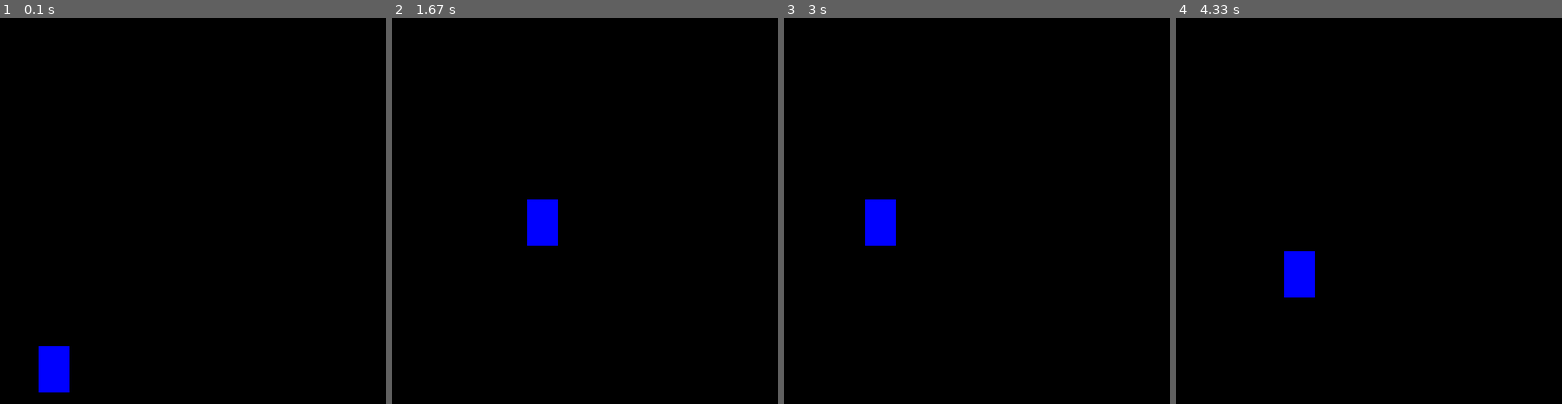
Above: before the commit, frames 1-4 (left to right).
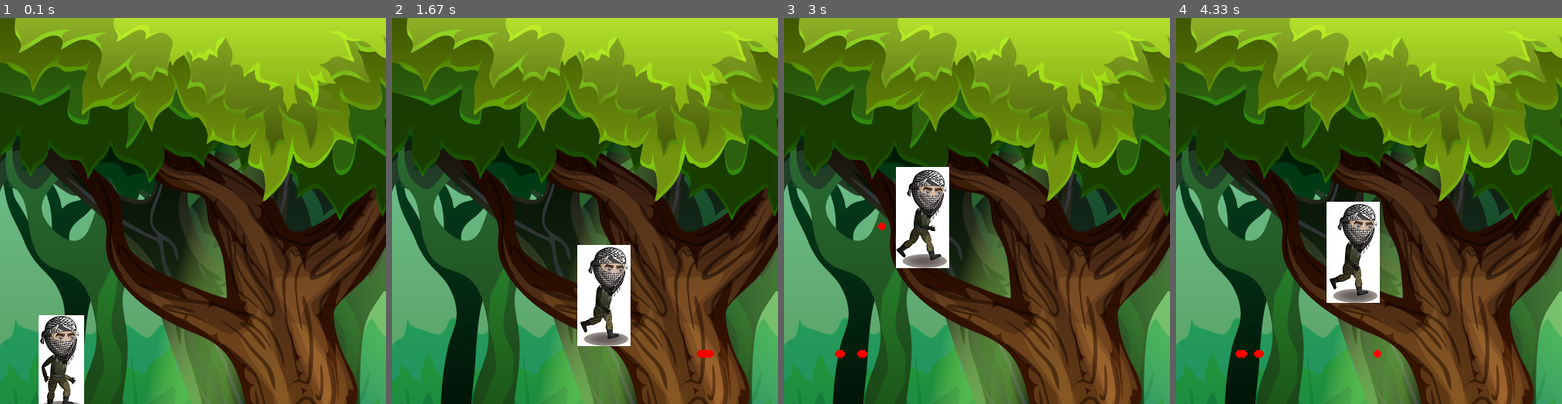
Above: after the commit, the same moments.

Repository: Gargooie/Pygame_dudar
Game: pygame game, started from game.py
Two runs of this game, one before a commit and one after it. Both use one fixed random seed, a clock stepped at 60 frames per second and the inputs below.
Inputs:
- Up to frame 1 (0.1 s): no input
- Up to frame 2 (1.67 s): hold F 0.33-0.8 s; hold Right 0.33-0.8 s; hold Right 0.83-1.3 s; tap F at 0.9, 1.2, 1.4 s; tap Space at 0.98 s; hold Right from 1.33 s (still down)
- Up to frame 3 (3 s): tap F at 1.7, 1.9, 2.2, 2.47, 2.77, 2.9 s; release Right at 1.8 s; hold Left 1.83-2.37 s; hold Left 2.4-2.8 s; tap Space at 2.55 s; hold Right from 2.83 s (still down)
- Up to frame 4 (4.33 s): tap F at 3.2, 3.57, 3.87, 4.07 s; release Right at 3.47 s; hold Left 3.5-3.97 s; hold Right from 4 s (still down); tap Space at 4.15 s

The runs differ from the first frame. In frame 1, 99% of the frame differs, in the area x 0-100%, y 0-100%; in frame 2, 98%; in frame 3, 98%; in frame 4, 98%.

Commit message:
final release

Diff:
--- a/game.py
+++ b/game.py
@@ -5,33 +5,133 @@
 
 pygame.display.set_caption("Cubes")
 
+walkRight = [pygame.image.load('png/1/walk/1_terrorist_1_Walk_000.png'),
+pygame.image.load('png/1/walk/1_terrorist_1_Walk_001.png'),
+pygame.image.load('png/1/walk/1_terrorist_1_Walk_002.png'),
+pygame.image.load('png/1/walk/1_terrorist_1_Walk_003.png'),
+pygame.image.load('png/1/walk/1_terrorist_1_Walk_004.png'),
+pygame.image.load('png/1/walk/1_terrorist_1_Walk_005.png')]
+#pygame.image.load('png/1/walk/1_terrorist_1_Walk_006.png'),
+#pygame.image.load('png/1/walk/1_terrorist_1_Walk_007.png')]
+
+walkLeft = [pygame.image.load('png/1/walk/1_terrorist_1_Walk_000.png'),
+pygame.image.load('png/1/walk/1_terrorist_1_Walk_001.png'),
+pygame.image.load('png/1/walk/1_terrorist_1_Walk_002.png'),
+pygame.image.load('png/1/walk/1_terrorist_1_Walk_003.png'),
+pygame.image.load('png/1/walk/1_terrorist_1_Walk_004.png'),
+pygame.image.load('png/1/walk/1_terrorist_1_Walk_005.png')]
+#pygame.image.load('png/1/walk/1_terrorist_1_Walk_006.png'),
+#pygame.image.load('png/1/walk/1_terrorist_1_Walk_007.png')]
+
+bg = pygame.image.load('Cartoon_Forest_BG_01.png')
+playerstand = pygame.image.load('png/1/idle/1_terrorist_1_Idle_000.png')
+
+clock = pygame.time.Clock()
+
 x = 50
-y = 425
-width = 40
-height = 60
+y = 385
+width = 0
+height = 0
 speed = 5
 
 isJump = False
 jumpCount = 10
 
+left = False
+right = False
+animCount = 0
+lastMove = "right"
+
+
+class snaryad():
+    def __init__(self, x,y,radius, color, facing):
+        self.x = x
+        self.y = y
+        self.radius = radius
+        self.color = color
+        self.facing = facing
+        self.velocity = 8 * facing
+
+    def draw(self,win):
+        pygame.draw.circle(win,self.color, (self.x,self.y),self.radius)
+
+def drawwindow():
+    global animCount
+    win.blit(bg,(0,0))
+
+    if animCount +1 >=30:
+        animCount =0
+
+    if left:
+        win.blit(walkLeft[animCount //5], (x,y))
+        animCount +=1
+    elif right:
+        win.blit(walkRight[animCount //5], (x,y))
+        animCount +=1
+    else:
+        win.blit(playerstand,(x,y))
+
+    for bullet in bullets:
+        bullet.draw(win)
+
+    pygame.draw.rect(win, (0,0,255), (x,y,width,height))
+    pygame.display.update()
+
+
 run = True
+
+bullets=[]
+
 while run:
-    pygame.time.delay(50)
+
+    clock.tick(30)
+    pygame.time.delay(5)
 
     for event in pygame.event.get():
         if event.type == pygame.quit:
             run = False
 
+    for bullet in bullets:
+        if bullet.x < 500 and bullet.x > 0:
+            bullet.x +=bullet.velocity
+        else:
+            bullets.pop(bullets.index(bullet))
+
     keys = pygame.key.get_pressed()
+
+    if keys[pygame.K_f]:
+
+        if lastMove == "right":
+            facing = 1
+        else:
+            facing = -1
+
+        if len(bullets) < 5:
+            bullets.append(snaryad(round(x + width//2+50), round(y + height//2 +50), 5, (255,0,0), facing))
+
+
+
     if keys[pygame.K_LEFT] and x > 5:
         x -= speed
-    if keys[pygame.K_RIGHT] and x < 500 - width - 5:
+        left= True
+        right=False
+        lastMove = "left"
+    elif keys[pygame.K_RIGHT] and x < 500 - width - 5:
         x += speed
+        left= False
+        right=True
+        lastMove = "right"
+    else:
+        left= False
+        right=False
+        animCount = 0
+
     if not(isJump):
-        if keys[pygame.K_UP] and y > 5:
+        """if keys[pygame.K_UP] and y > 5:
             y -= speed
         if keys[pygame.K_DOWN] and y < 500 - height - 15:
             y += speed
+        """
         if keys[pygame.K_SPACE]:
             isJump = True
     else:
@@ -46,10 +146,7 @@
             isJump = False
             jumpCount = 10
 
-
-    win.fill((0,0,0))
-    pygame.draw.rect(win, (0,0,255), (x,y,width,height))
-    pygame.display.update()
+    drawwindow()
 
 
 
--- /dev/null
+++ b/test.py
@@ -0,0 +1 @@
+print("hi")
Binary file added: Cartoon_Forest_BG_01.png
Binary file added: png/1/Attack1/1_terrorist_1_Attack1_000.png
Binary file added: png/1/Attack1/1_terrorist_1_Attack1_001.png
Binary file added: png/1/Attack1/1_terrorist_1_Attack1_002.png
Binary file added: png/1/Attack1/1_terrorist_1_Attack1_003.png
Binary file added: png/1/Attack1/1_terrorist_1_Attack1_004.png
Binary file added: png/1/Attack1/1_terrorist_1_Attack1_005.png
Binary file added: png/1/Attack2/1_terrorist_1_Attack2_000.png
Binary file added: png/1/Attack2/1_terrorist_1_Attack2_001.png
Binary file added: png/1/Attack2/1_terrorist_1_Attack2_002.png
Binary file added: png/1/Attack2/1_terrorist_1_Attack2_003.png
Binary file added: png/1/Attack3/1_terrorist_1_Attack3_000.png
(and 363 more such lines)
